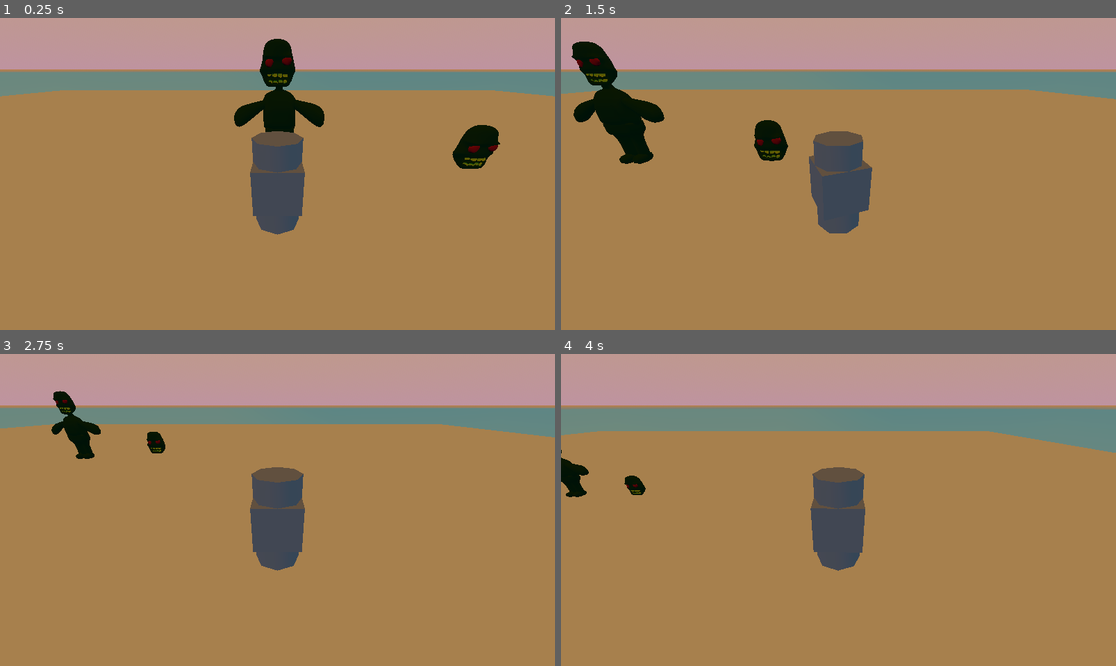
Above: before the commit, frames 1-4 (two rows, left to right).
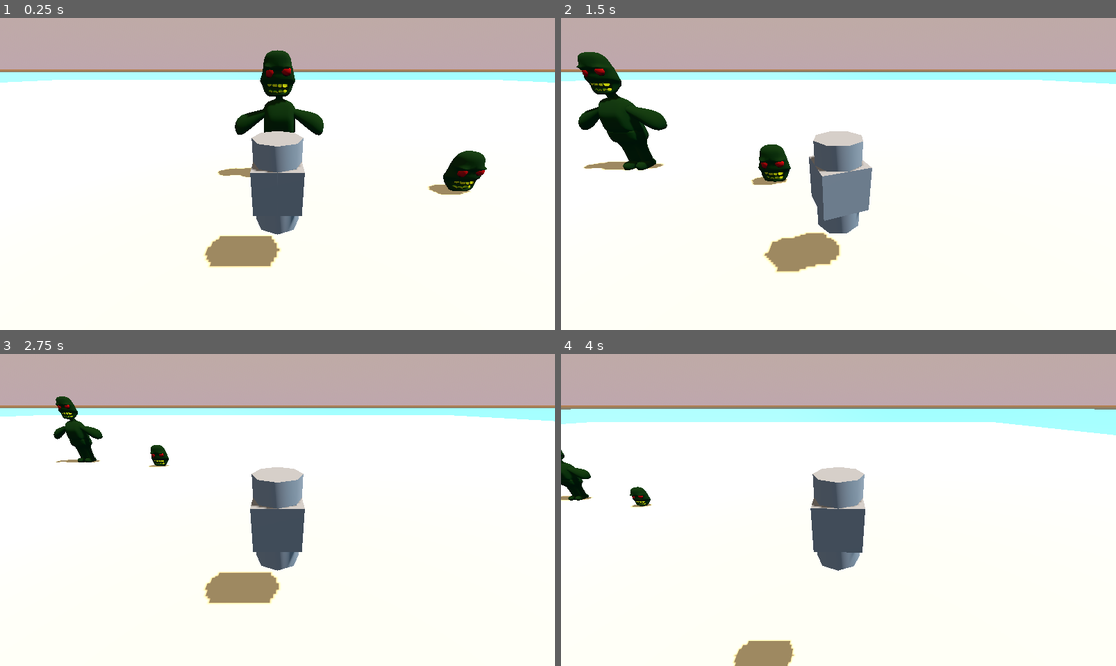
Above: after the commit, the same moments.

Repository: ChickenStorm/epic_game_jam_2023
Game: Godot game, scene res://main.tscn
The game is run twice, just before and just after one commit, with the same random seed, the same clock (stepped at 60 frames per second) and the same inputs.
Inputs (mouse positions are in pixels of both pictures, inside the frame that each line leads up to):
- Up to frame 1 (0.25 s): no input
- Up to frame 2 (1.5 s): tap Enter at 0.5 s; move the mouse to (960, 158) at 0.52 s; press the mouse at (960, 158) at 0.53 s; hold D (move_right) 0.53-1.28 s; tap Space (jump) at 0.77 s; move the mouse to (727, 189) at 1.27 s; release the mouse at (727, 189) at 1.28 s; hold S (move_back) from 1.28 s (still down); tap W (move_front) at 1.35 s
- Up to frame 3 (2.75 s): tap Space (jump) at 1.52 s; move the mouse to (333, 441) at 2.02 s; release S (move_back) at 2.03 s; press the mouse at (333, 441) at 2.03 s; hold D (move_right) from 2.03 s (still down)
- Up to frame 4 (4 s): move the mouse to (810, 572) at 2.77 s; release the mouse at (810, 572) at 2.78 s; tap W (move_front) at 2.85 s; tap Space (jump) at 3.02, 3.77 s; move the mouse to (1005, 556) at 3.52 s; release D (move_right) at 3.53 s; press the mouse at (1005, 556) at 3.53 s; hold A (move_left) from 3.53 s (still down)

The runs differ from the first frame. In frame 1, 79% of the frame differs, in the area x 0-100%, y 0-100%; in frame 2, 80%; in frame 3, 79%; in frame 4, 80%.

Commit message:
added zombie transform after death

Diff:
--- a/world/world.tscn
+++ b/world/world.tscn
@@ -21,8 +21,8 @@
 clearcoat_roughness = 0.13
 
 [sub_resource type="ProceduralSkyMaterial" id="ProceduralSkyMaterial_wva2j"]
-sky_top_color = Color(1, 0.827451, 0.635294, 1)
-sky_horizon_color = Color(0.996078, 0.768627, 0.835294, 1)
+sky_top_color = Color(1, 0.913725, 0.823529, 1)
+sky_horizon_color = Color(0.996078, 0.870588, 0.905882, 1)
 sky_curve = 0.184672
 ground_bottom_color = Color(0, 0.67451, 0.992157, 1)
 ground_horizon_color = Color(0.988235, 0.662745, 0.384314, 1)
@@ -61,7 +61,7 @@
 shape = SubResource("WorldBoundaryShape3D_if3y7")
 
 [node name="MeshInstance3D" type="MeshInstance3D" parent="floor"]
-transform = Transform3D(1, 0, 0, 0, 1, 0, 0, 0, 1, 0, -0.05393, 0)
+transform = Transform3D(1, 0, 0, 0, 1, 0, 0, 0, 1, 0, -0.0100003, 0)
 mesh = SubResource("PlaneMesh_37a2s")
 surface_material_override/0 = SubResource("StandardMaterial3D_6iuwk")
 
@@ -82,13 +82,12 @@
 
 [node name="DirectionalLight3D" type="DirectionalLight3D" parent="."]
 transform = Transform3D(0.898947, -0.00327228, 0.438045, -0.438057, -0.00671512, 0.898922, 0, -0.999972, -0.00746999, 39.9147, 105.923, 0)
-visible = false
-light_energy = 0.1
+light_energy = 0.71
 shadow_enabled = true
 
 [node name="zombie" parent="." instance=ExtResource("3_lex8h")]
-transform = Transform3D(1, 0, 0, 0, 1, 0, 0, 0, 1, 0, 0, -4.56951)
+transform = Transform3D(1, 0, 0, 0, 1, 0, 0, 0, 1, 0, -0.336849, -4.56951)
 maxHealth = 100.0
 
 [node name="ZHead" parent="." instance=ExtResource("4_clr5j")]
-transform = Transform3D(1, 0, 0, 0, 1, 0, 0, 0, 1, 7, 0, -3)
+transform = Transform3D(1, 0, 0, 0, 1, 0, 0, 0, 1, 7, -0.938987, -3)
--- a/zombie/zombie.gd
+++ b/zombie/zombie.gd
@@ -1,5 +1,5 @@
 extends CharacterBody3D
-class_name  Zombie
+class_name Zombie
 
 signal died()
 
@@ -11,13 +11,17 @@
 func _ready():
 	print(maxHealth, currentHealth)
 	currentHealth = maxHealth
+	$ZombieForm.visible = true
+	$ChrysalidForm.visible = false
 
 func _process(delta):
 	pass
 
 func death():
 	emit_signal("died")
-	queue_free()
+	$ZombieForm.visible = false
+	$ChrysalidForm.visible = true
+
 
 func set_current_health(h):
 	currentHealth = h
--- a/zombie/zombie.tscn
+++ b/zombie/zombie.tscn
@@ -1,16 +1,21 @@
-[gd_scene load_steps=4 format=3 uid="uid://ca48tywi7byo8"]
+[gd_scene load_steps=5 format=3 uid="uid://ca48tywi7byo8"]
 
 [ext_resource type="Script" path="res://zombie/zombie.gd" id="1_dsd2w"]
 [ext_resource type="Shape3D" uid="uid://dyekool0te27" path="res://zombie/collision_shape.tres" id="2_3eat5"]
 [ext_resource type="ArrayMesh" uid="uid://bhbuwol48u6ty" path="res://zombie/Zombie.obj" id="2_c6dd1"]
+[ext_resource type="ArrayMesh" uid="uid://cpbd8xjq823gx" path="res://zombie/ChrysacierMieuxQueNintendo.obj" id="4_siuwf"]
 
 [node name="zombie" type="CharacterBody3D"]
 script = ExtResource("1_dsd2w")
 
-[node name="MeshInstance3D" type="MeshInstance3D" parent="."]
+[node name="ZombieForm" type="MeshInstance3D" parent="."]
 transform = Transform3D(1, 0, 0, 0, 1, 0, 0, 0, 1, 6.57763, -0.72086, -1.49246)
 mesh = ExtResource("2_c6dd1")
 
 [node name="CollisionShape3D" type="CollisionShape3D" parent="."]
 transform = Transform3D(1, 0, 0, 0, 1, 0, 0, 0, 1, 0, 1.49745, 0)
 shape = ExtResource("2_3eat5")
+
+[node name="ChrysalidForm" type="MeshInstance3D" parent="."]
+transform = Transform3D(0.0555253, 0, -0.998457, 0, 1, 0, 0.998457, 0, 0.0555253, 0, 4.44983, -0.685236)
+mesh = ExtResource("4_siuwf")
Not shown, added: zombie/ChrysacierMieuxQueNintendo.obj
Not shown, changed: zombie/ChrysacierMieuxQueNintendo.obj.import
